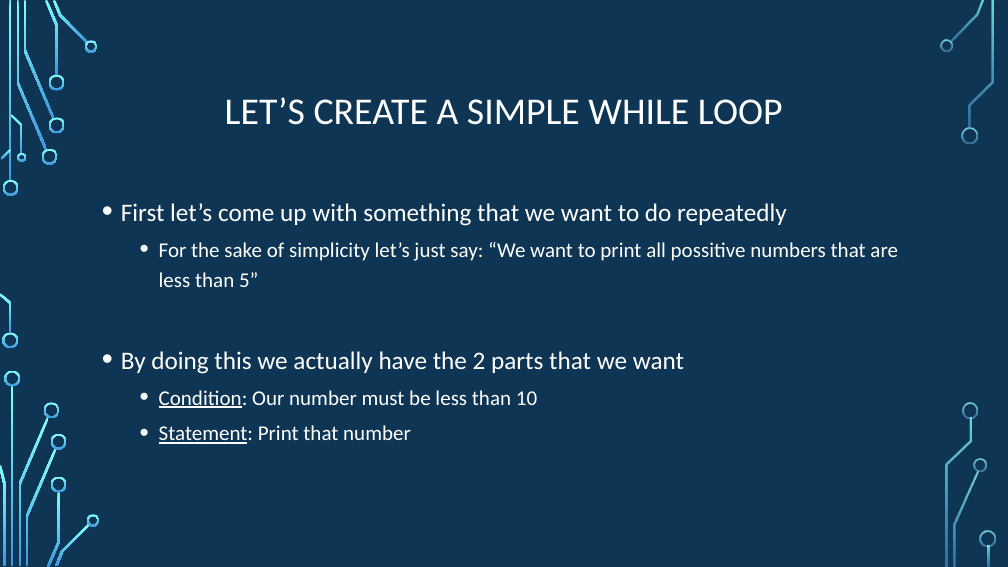
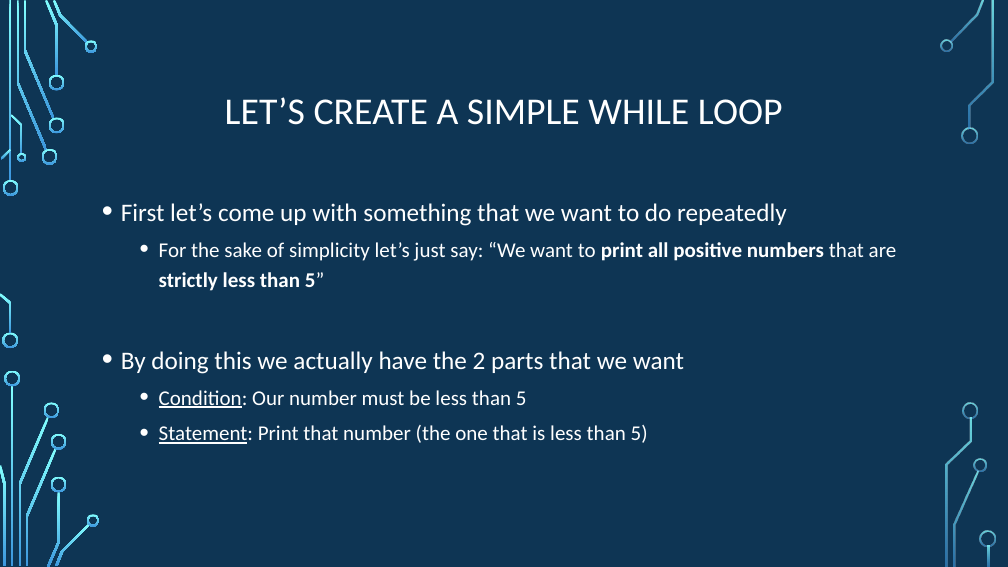
Before and after one commit to psypdt/ZIS_C-_Summer_Course_2019, a slide deck: slide 11 of Day_3/Day_3.pptx. Drawn at 1008x567 pixels with LibreOffice and Linux fonts; fonts in the diff are those of the drawing; background and template pictures are left out. Boxes give left, top, right and bottom in pixels: in the first picture for what was removed or moved away, otherwise in the second. Text is boxed around its words. In the diff, an @@ line names an element or a change of style, - is before the commit and + after.

```diff
--- a/Day_3/Day_3.pptx
+++ b/Day_3/Day_3.pptx
@@ text at (159,242,897,291): text changed @@
-  • For the sake of simplicity let’s just say: “We want to print all possitive numbers that are less than 5”
+  • For the sake of simplicity let’s just say: “We want to print all positive numbers that are strictly less than 5”
@@ text at (159,390,648,444): text changed @@
-  • Condition: Our number must be less than 10
-  • Statement: Print that number
+  • Condition: Our number must be less than 5
+  • Statement: Print that number (the one that is less than 5)
```
Also in this commit, not shown: 13 other slides changed, 1 other file.
